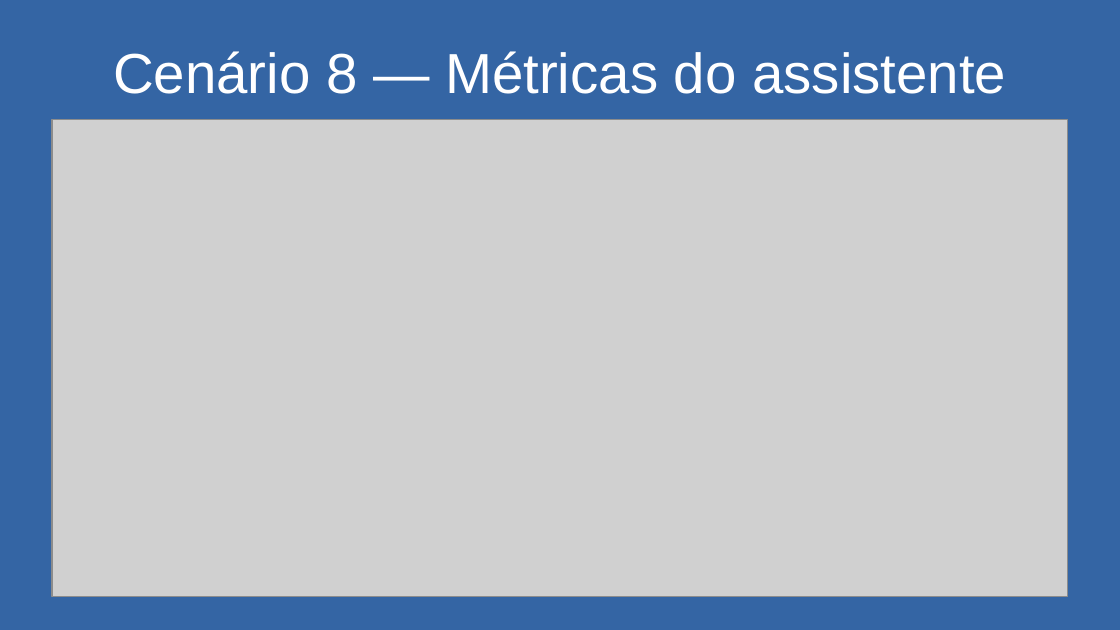
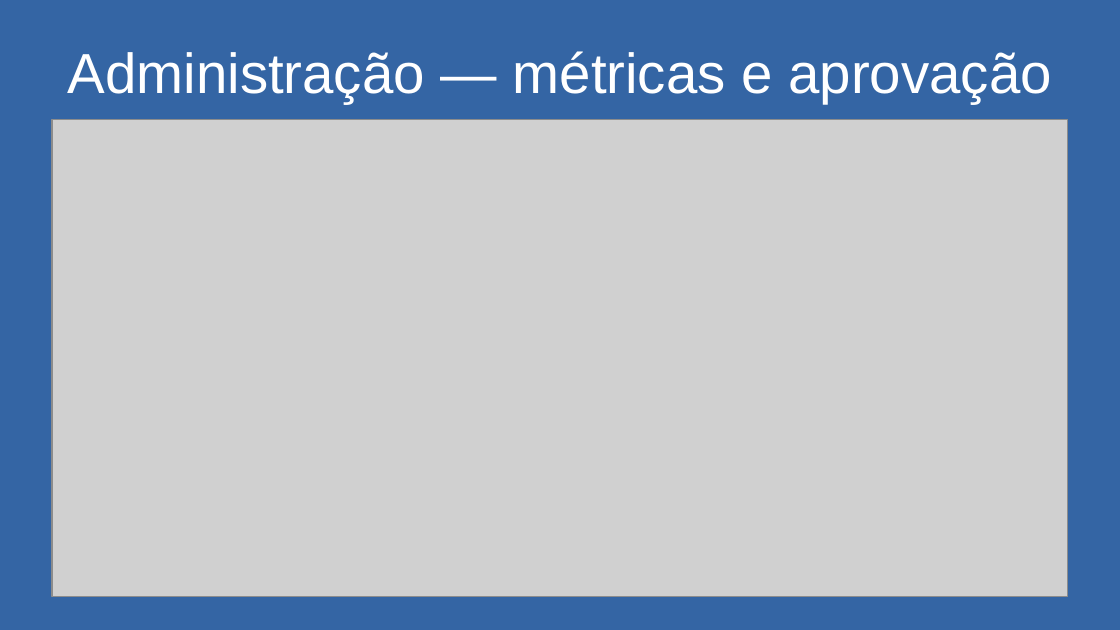
Before and after one commit to matheuskkg/les, a slide deck: slide 64 of docs/entregas/pptxs/24-11/24-11.pptx (slide 55 before the commit). Drawn at 1120x630 pixels with LibreOffice and Linux fonts; fonts in the diff are those of the drawing; grey boxes stand for pictures. Boxes give left, top, right and bottom in pixels: in the first picture for what was removed or moved away, otherwise in the second. Text is boxed around its words. In the diff, an @@ line names an element or a change of style, - is before the commit and + after.

```diff
--- a/docs/entregas/pptxs/24-11/24-11.pptx
+++ b/docs/entregas/pptxs/24-11/24-11.pptx
@@ text at [68,51,1051,104]: text changed @@
-Cenário 8 — Métricas do assistente
+Administração — métricas e aprovação
```
Also in this commit, not shown: 11 other slides changed, 12 slides added, 4 slides removed.
